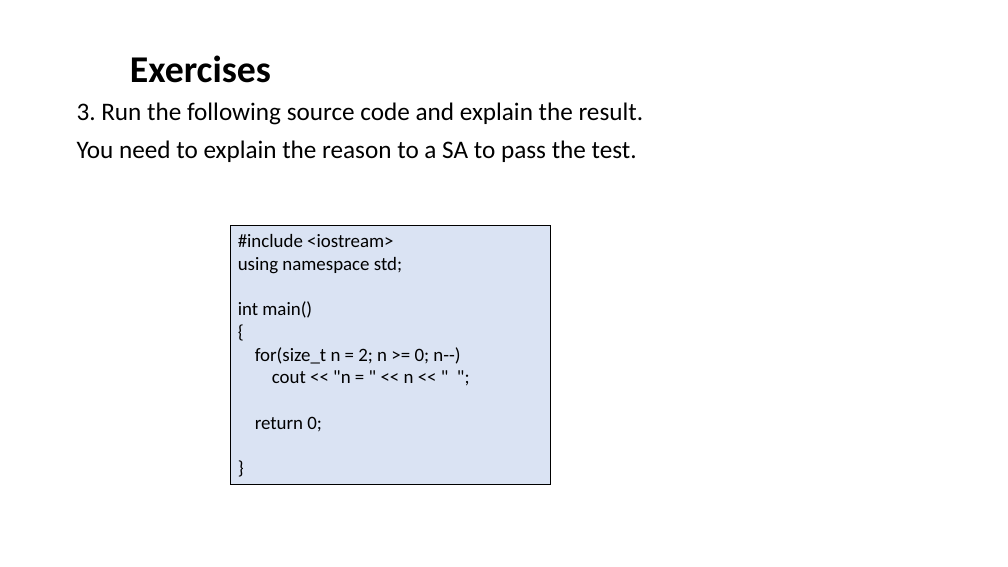
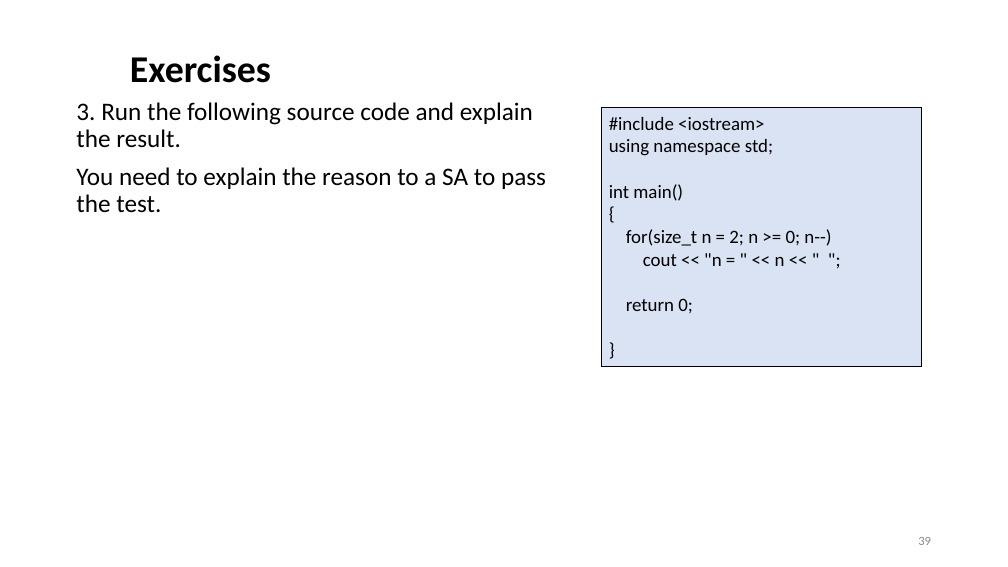
Before and after one commit to ShiqiYu/CPP, a slide deck: slide 39 of week03/Lab03.pptx (slide 21 before the commit). Drawn at 1008x567 pixels with LibreOffice and Linux fonts; fonts in the diff are those of the drawing; background and template pictures are left out. Boxes give left, top, right and bottom in pixels: in the first picture for what was removed or moved away, otherwise in the second. Text is boxed around its words. In the diff, an @@ line names an element or a change of style, - is before the commit and + after.

```diff
--- a/week03/Lab03.pptx
+++ b/week03/Lab03.pptx
@@ text "3. Run the following source ..." rewrapped from [77, 102, 644, 162] to [76, 102, 546, 213] @@
@@ rectangle "#include <iostream>": place and size @@
-rectangle "#include <iostream>" at [231, 225, 551, 485]
+rectangle "#include <iostream>" at [601, 107, 921, 367]
@@ page number added at [918, 537, 931, 545], 12 pt, text #8C8C8C @@
+39
```
Also in this commit, not shown: 19 other slides changed, 21 slides added, 3 slides removed, 8 other files.
